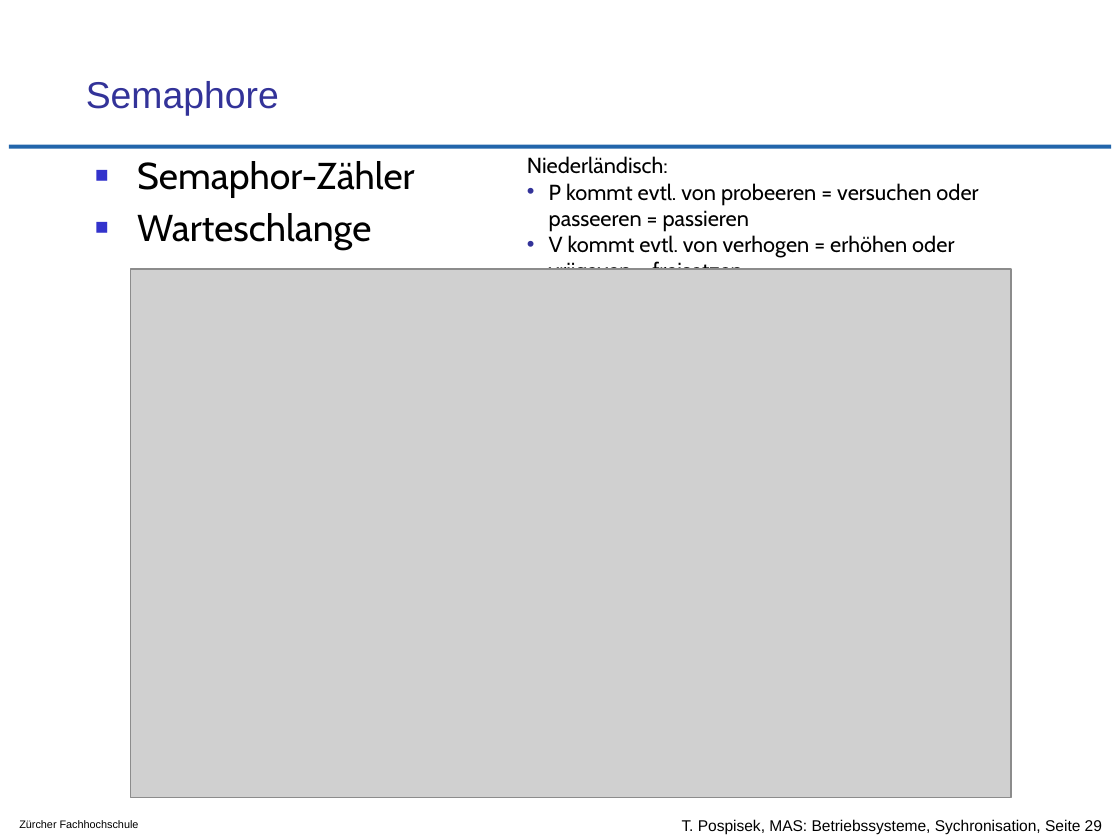
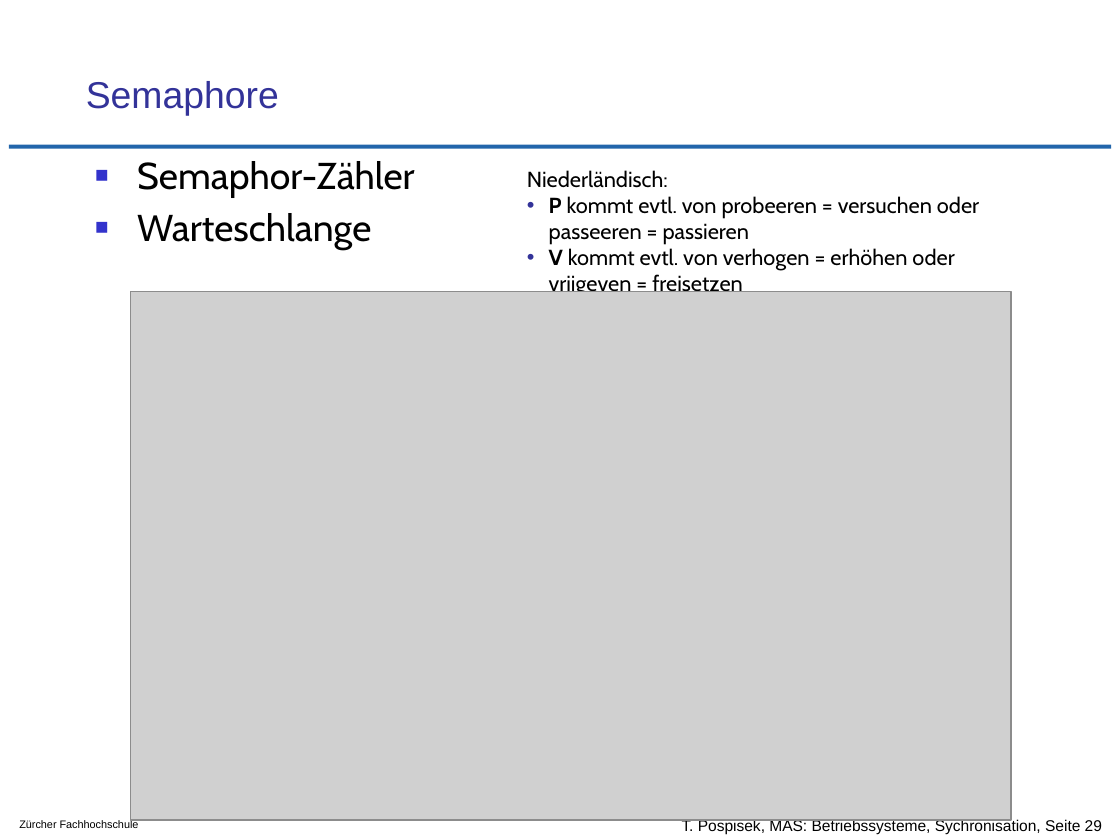
Before and after one commit to tpo/betriebssysteme, a slide deck: slide 29 of 07_Koordination_und_Synchronisation_Sperren_und_Semaphore.odp. Drawn at 1120x840 pixels with LibreOffice and Linux fonts; fonts in the diff are those of the drawing; grey boxes stand for pictures; background and template pictures are left out. Boxes give left, top, right and bottom in pixels: in the first picture for what was removed or moved away, otherwise in the second. Text is boxed around its words. In the diff, an @@ line names an element or a change of style, - is before the commit and + after.

```diff
--- a/07_Koordination_und_Synchronisation_Sperren_und_Semaphore.odp
+++ b/07_Koordination_und_Synchronisation_Sperren_und_Semaphore.odp
@@ text "Niederländisch:": place and size @@
-text "Niederländisch:" at <box>527,156,978,270</box>
+text "Niederländisch:" at <box>527,170,979,292</box>
@@ text at <box>549,196,979,292</box>: bold on in "P", "V" @@
@@ picture: place and size @@
-picture at <box>131,269,1011,797</box>
+picture at <box>131,291,1011,820</box>
```
Also in this commit, not shown: 4 other slides changed.
